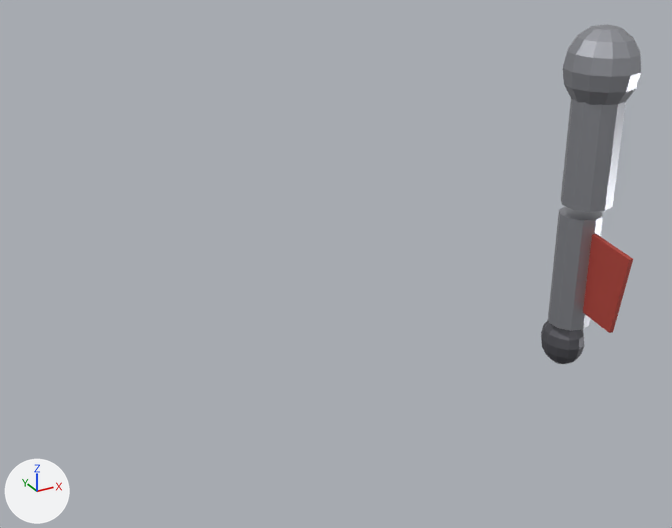
One commit to the glTF model public/mecha/parts/quickjack-arm/quickjack-arm.glb: the scene before it, then after it.
Before and after are seen from a camera (50 mm lens) standing at (-1.048, -1.059, 0.26) and looking at (-0.461, 0.008, -0.274). Arrows for +X, +Y and +Z are at lower left; the lights stay in place. The older version comes first.

In view in the first picture: 'delt', 'fin', 'fore', 'hand', 'upper'.
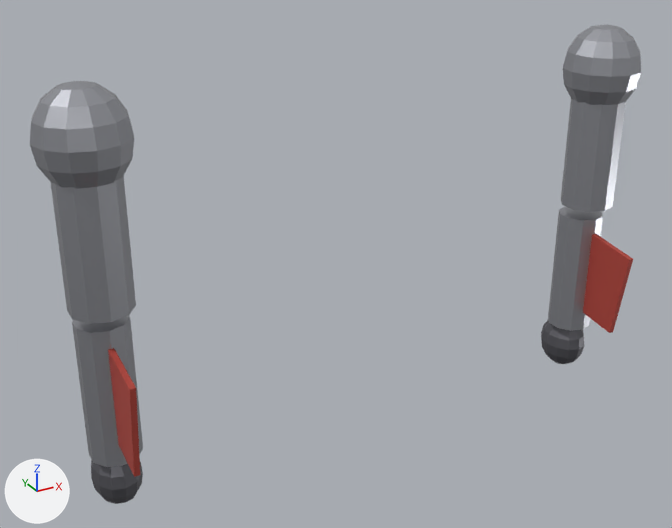
The newer file is also turned or shifted as a whole; pictures and numbers use the older file's frame.

The edits, one by one:
Mesh me_sphere_062 is new.
It is a UV sphere (12 segments, 8 rings, poles along z) spanning x -0.035..0.035, y -0.042..0.042, z -0.0455..0.0455.
It uses material mat_iron (grey #6f6f76).
Mesh me_sphere_061 is new.
It is a UV sphere (12 segments, 8 rings, poles along z) spanning x -0.06..0.06, y -0.06..0.06, z -0.066..0.066.
It uses material mat_steel (grey #b3b5bc).
Object 'hand_r' (ob_hand_r) is new; it shows me_sphere_062.
Its location is (-0.8, 0.02, -0.52).
Object 'fin_r' (ob_fin_r) is new; it shows a copy of the mesh of ob_fin.
Its location is (-0.8, -0.05, -0.38).
Object 'fore_r' (ob_fore_r) is new; it shows a copy of the mesh of ob_fore.
Its location is (-0.8, 0.01, -0.38).
Object 'upper_r' (ob_upper_r) is new; it shows a copy of the mesh of ob_upper.
Its location is (-0.8, 0.0, -0.16).
Object 'delt_r' (ob_delt_r) is new; it shows me_sphere_061.
Its location is (-0.8, 0.0, -0.04).

Location of each change, [x1, y1, x2, y2] in pixels of the pictures (672 x 528 px):
'upper_r', added: after [51, 175, 136, 324]
'delt_r', added: after [30, 81, 134, 189]
'fore_r', added: after [72, 315, 143, 467]
'fin_r', added (red): after [108, 348, 140, 477]
'hand_r', added: after [91, 460, 143, 504]
'delt', unchanged, covered by the edit: before [563, 24, 641, 105]
'delt_l', unchanged, uncovered by the edit: after [563, 24, 641, 105]
